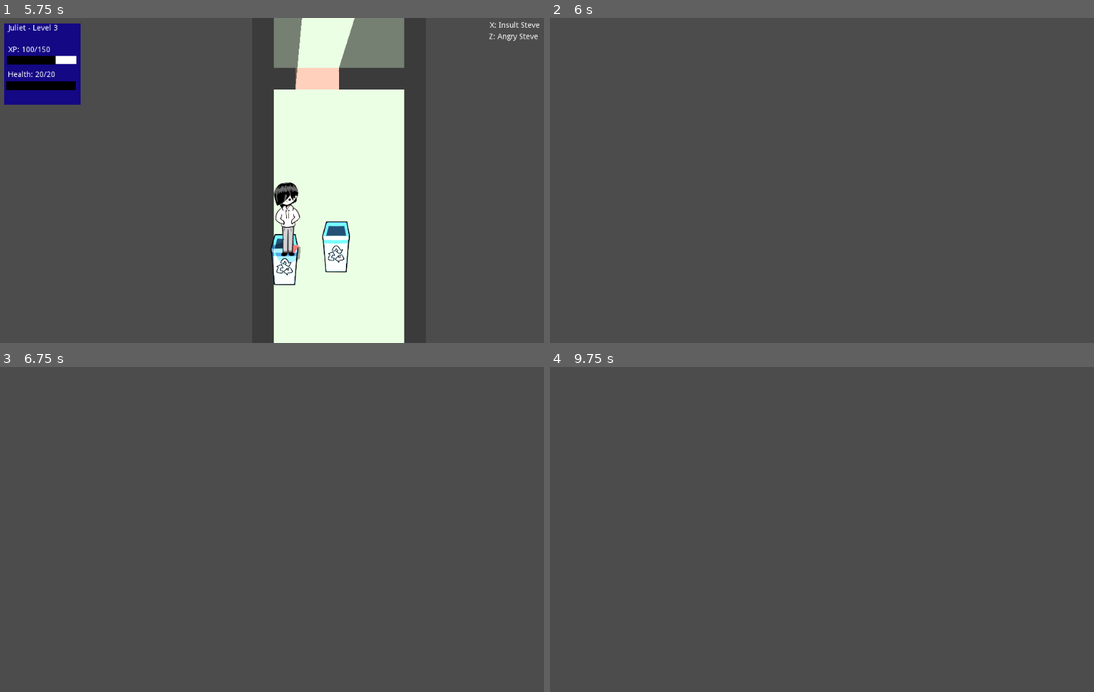
Above: before the commit, frames 1-4 (two rows, left to right).
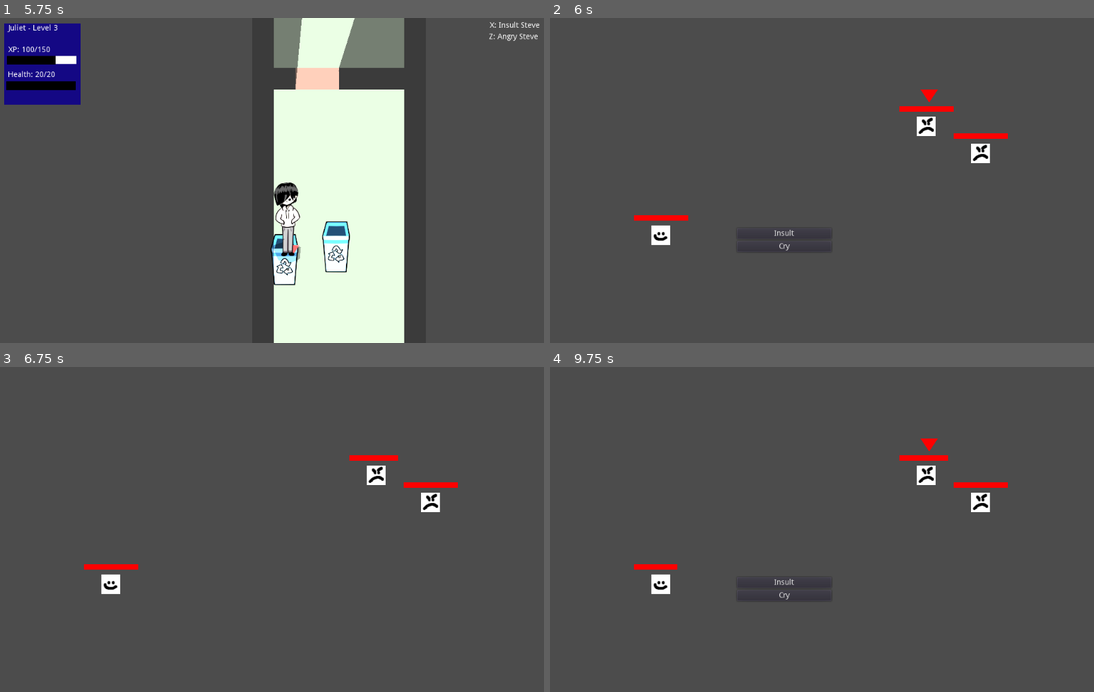
Above: after the commit, the same moments.

Repository: johnfn/ld49
Game: Godot game, scene res://Main.tscn
Two runs of this game, one before a commit and one after it. Both use one fixed random seed, a clock stepped at 60 frames per second and the inputs below.
Inputs (mouse positions are in pixels of both pictures, inside the frame that each line leads up to):
- Up to frame 1 (5.75 s): hold Right (ui_right) 0.53-1.28 s; tap Z (action) every 1.5 s from 0.6 to 5.1 s; hold Down (ui_down) 1.28-2.03 s; tap X (angry) at 1.35, 2.85, 4.35 s; tap Enter at 2 s; hold Right (ui_right) 2.03-2.78 s; hold Up (ui_up) 2.78-3.53 s; hold Left (ui_left) 3.53-5.03 s; hold Down (ui_down) from 5.03 s (still down)
- Up to frame 2 (6 s): release Down (ui_down) at 5.78 s; hold Right (ui_right) from 5.78 s (still down); tap X (angry) at 5.85 s
- Up to frame 3 (6.75 s): release Right (ui_right) at 6.5 s; click (233, 581) at 6.5 s, where only the run after the commit has a clickable "Insult"
- Up to frame 4 (9.75 s): tap Space at 7.25, 8.75 s; hold Up (ui_up) 7.28-8.03 s; tap Z (action) at 7.35, 8.85 s; tap Enter at 8, 9.5 s; hold Right (ui_right) 8.03-8.78 s; tap X (angry) at 8.1, 9.6 s; hold Down (ui_down) 8.78-9.53 s; hold Left (ui_left) from 9.53 s (still down)

Frame 1 is identical in both runs. In frame 2, 1.3% of the frame differs, in the area x 15-85%, y 22-72%; in frame 3, 1.1%; in frame 4, 1.3%.
Error in both runs: Invalid get index 'enemy_type' (on base: 'StaticBody2D (Door.gd)'). (res://Player.gd:48)

Commit message:
bad hallway

Diff:
--- a/project.godot
+++ b/project.godot
@@ -24,6 +24,11 @@
 "language": "GDScript",
 "path": "res://BattlePlayer.gd"
 }, {
+"base": "Node2D",
+"class": "BattleScene",
+"language": "GDScript",
+"path": "res://Battle.gd"
+}, {
 "base": "ColorRect",
 "class": "Dialog",
 "language": "GDScript",
@@ -48,6 +53,7 @@
 "BattleEntity": "",
 "BattleMonster": "",
 "BattlePlayer": "",
+"BattleScene": "",
 "Dialog": "",
 "HealthBar": "",
 "InteractionMarker": "",
Binary file added: art/overworld/badhallway.png
Not shown, changed: art/.DS_Store
Not shown, changed: audio/.DS_Store
Not shown, changed: audio/sfx/.DS_Store
